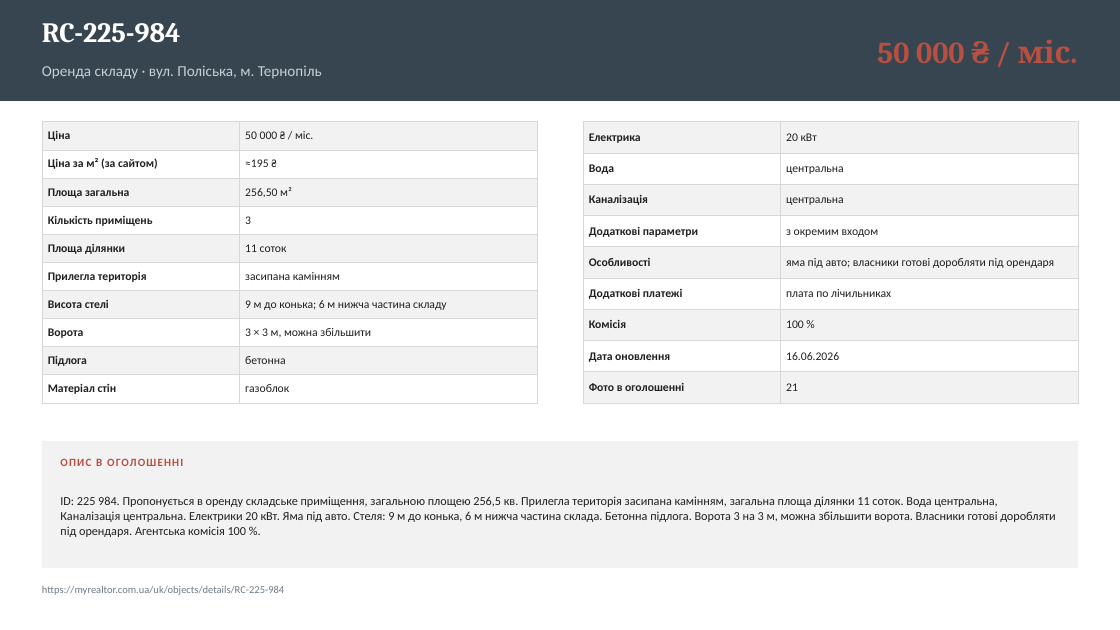
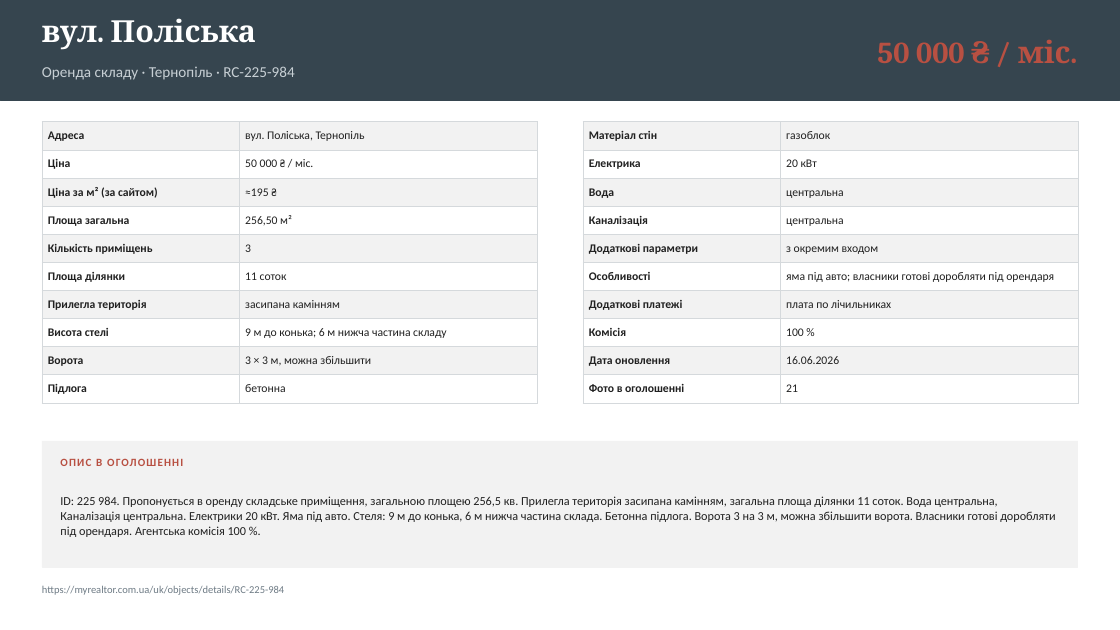
Before and after one commit to IllyaChaplygin/Chaplygin-Illya, a slide deck: slide 4 of Sklady-Ternopil-4-obiekty.pptx. Drawn at 1120x630 pixels with LibreOffice and Linux fonts; fonts in the diff are those of the drawing. Boxes give left, top, right and bottom in pixels: in the first picture for what was removed or moved away, otherwise in the second. Text is boxed around its words. In the diff, an @@ line names an element or a change of style, - is before the commit and + after.

```diff
--- a/Sklady-Ternopil-4-obiekty.pptx
+++ b/Sklady-Ternopil-4-obiekty.pptx
@@ text at [42, 18, 256, 50]: text changed; size 24 to 26 pt @@
-RC-225-984
+вул. Поліська
@@ text at [42, 66, 294, 80]: text changed @@
-Оренда складу · вул. Поліська, м. Тернопіль
+Оренда складу · Тернопіль · RC-225-984
@@ table at [42, 122, 538, 398] @@
+row 1: Адреса | вул. Поліська, Тернопіль
-row 10: Матеріал стін | газоблок
@@ table at [583, 122, 1079, 396] @@
+row 1: Матеріал стін | газоблок
```
Also in this commit, not shown: 16 other slides changed.
